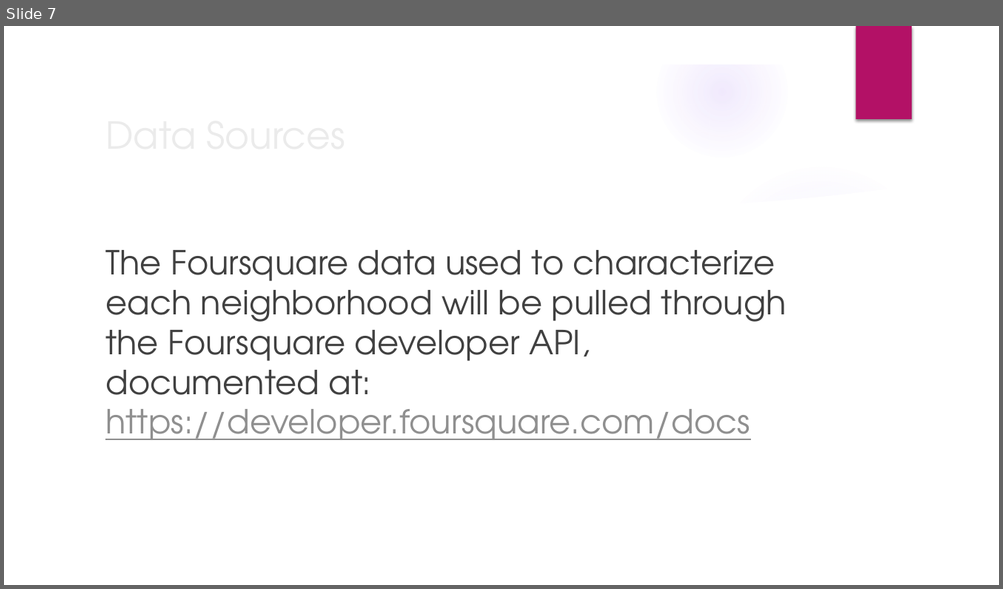
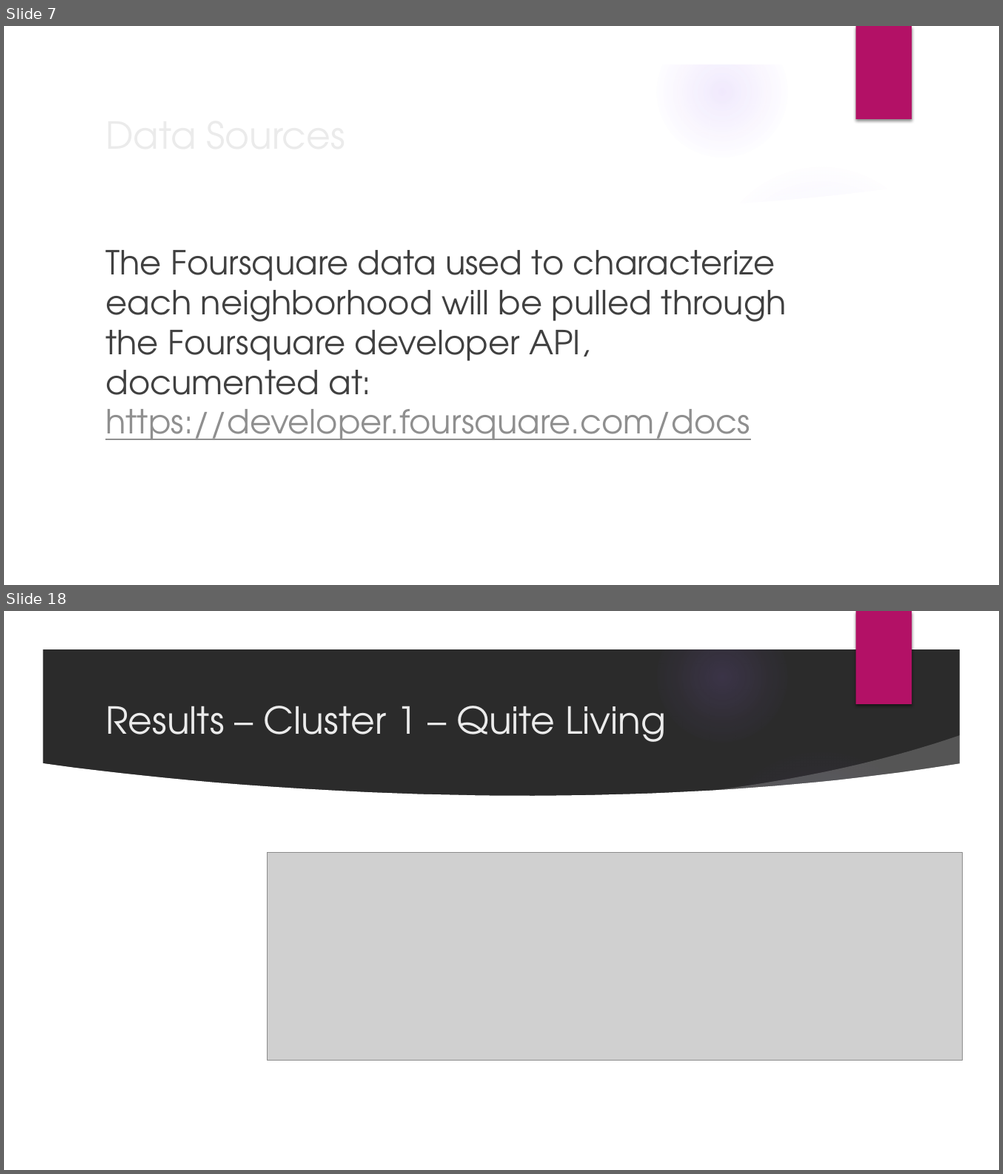
Before and after one commit to IlyaTurian/Coursera_Capstone, a slide deck: Capstone – Recommending Relocation Neighborhood.pptx. Shown one above the other, each under a label of ours: slide 7 before the commit, slides 7 and 18 after it; the slides between them are not shown. The pictures are 1003x589 and 1003x1174 pixels, drawn with LibreOffice and Linux fonts; fonts in the diff are those of the drawing; grey boxes stand for pictures; background and template pictures are left out; a plain dark background stands for a picture behind light text. Boxes give left, top, right and bottom in pixels: in the first picture for what was removed or moved away, otherwise in the second. Text is boxed around its words. In the diff, an @@ line names an element or a change of style, - is before the commit and + after.

```diff
--- a/Capstone – Recommending Relocation Neighborhood.pptx
+++ b/Capstone – Recommending Relocation Neighborhood.pptx
@@ slide 18 added at bbox=[4, 611, 999, 1170], background picture (left out); not listed: 9 template elements that a slide beside it also shows @@
@@ title added at bbox=[105, 706, 666, 742], 36 pt, text #EBEBEB @@
+Results – Cluster 1 – Quite Living
@@ picture added at bbox=[267, 853, 962, 1060] @@
```
Also in this commit, not shown: 15 other slides added, 3 other files.
